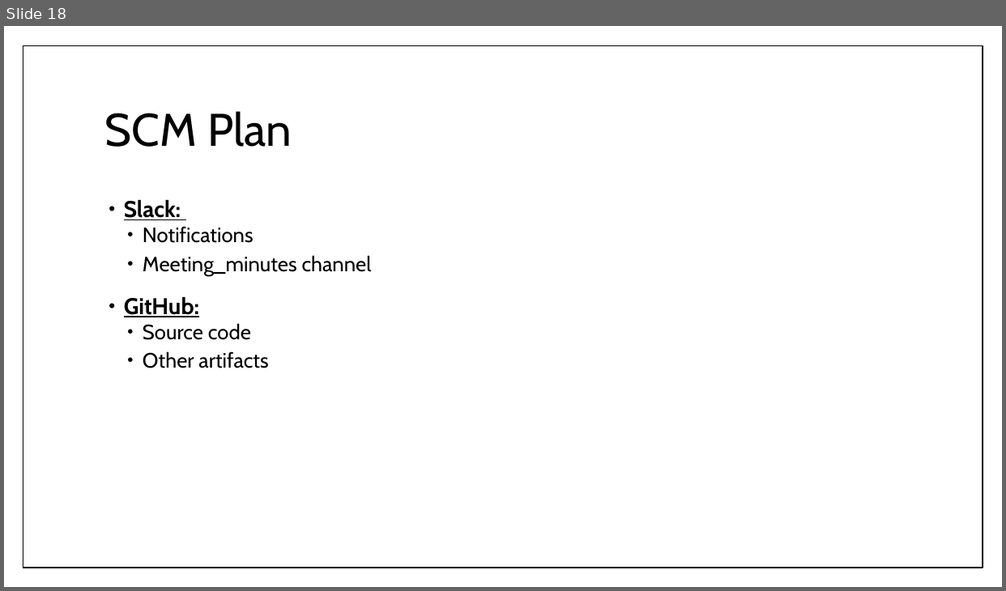
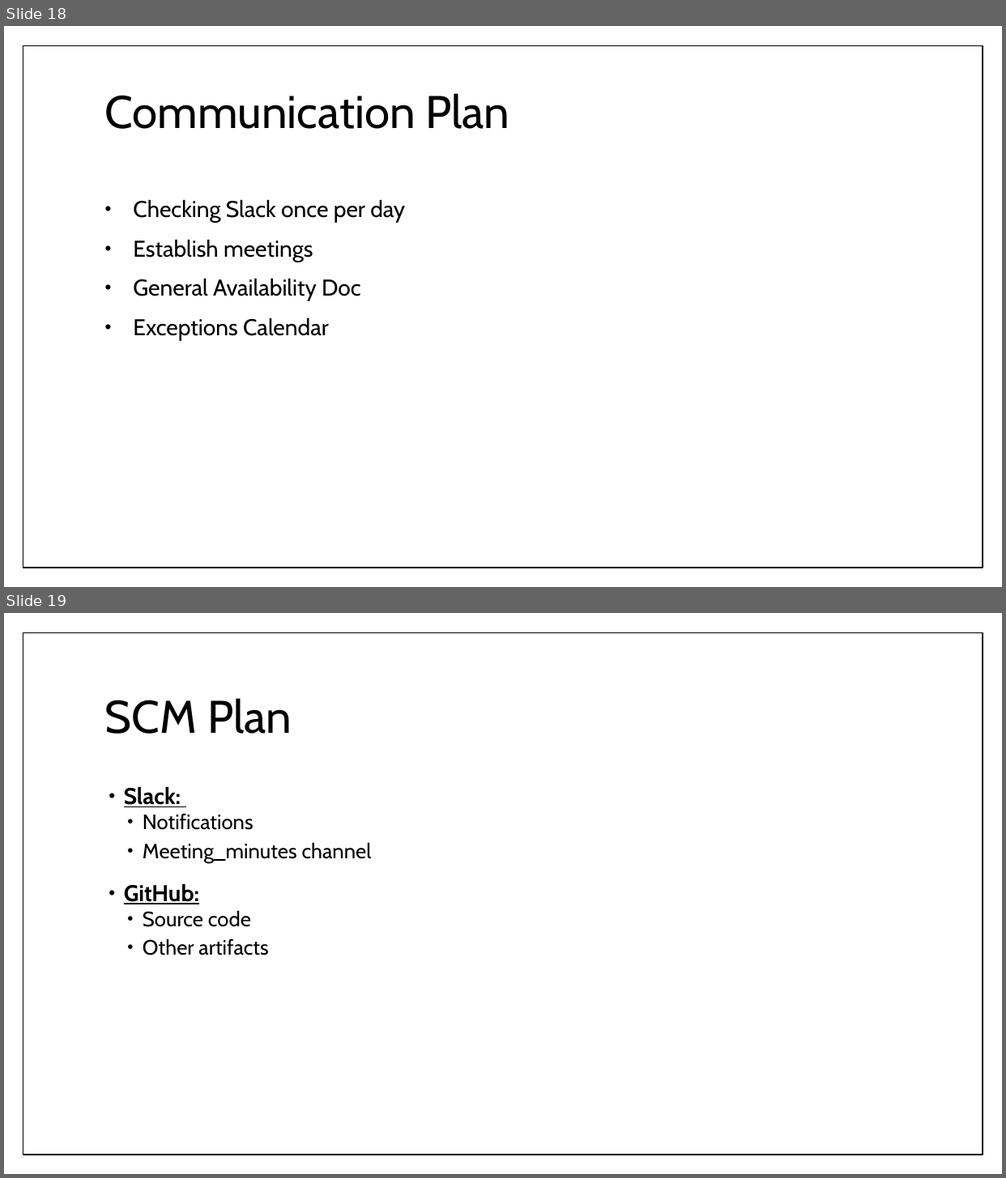
Before and after one commit to umdfeynman/umdfeynman, a slide deck: Work_In_Progress/CS/SPMP_Presentation_Erik_Modified.pptx. Shown one above the other, each under a label of ours: slide 18 before the commit, slides 18 and 19 after it. The pictures are 1006x591 and 1006x1178 pixels, drawn with LibreOffice and Linux fonts; fonts in the diff are those of the drawing. Boxes give left, top, right and bottom in pixels: in the first picture for what was removed or moved away, otherwise in the second. Text is boxed around its words. In the diff, an @@ line names an element or a change of style, - is before the commit and + after.

Commit message:
Restore Communication Plan slide

```diff
--- a/Work_In_Progress/CS/SPMP_Presentation_Erik_Modified.pptx
+++ b/Work_In_Progress/CS/SPMP_Presentation_Erik_Modified.pptx
@@ slide 18 added at box(4, 26, 1002, 587), background #FFFFFF; not listed: 1 template element that a slide beside it also shows @@
@@ title added at box(105, 93, 509, 129), 44 pt, text #000000 @@
+Communication Plan
@@ text added at box(133, 199, 405, 340), 22 pt, text #000000 @@
+• Checking Slack once per day
+• Establish meetings
+• General Availability Doc
+• Exceptions Calendar
@@ what was slide 18 is now slide 19 @@
```
